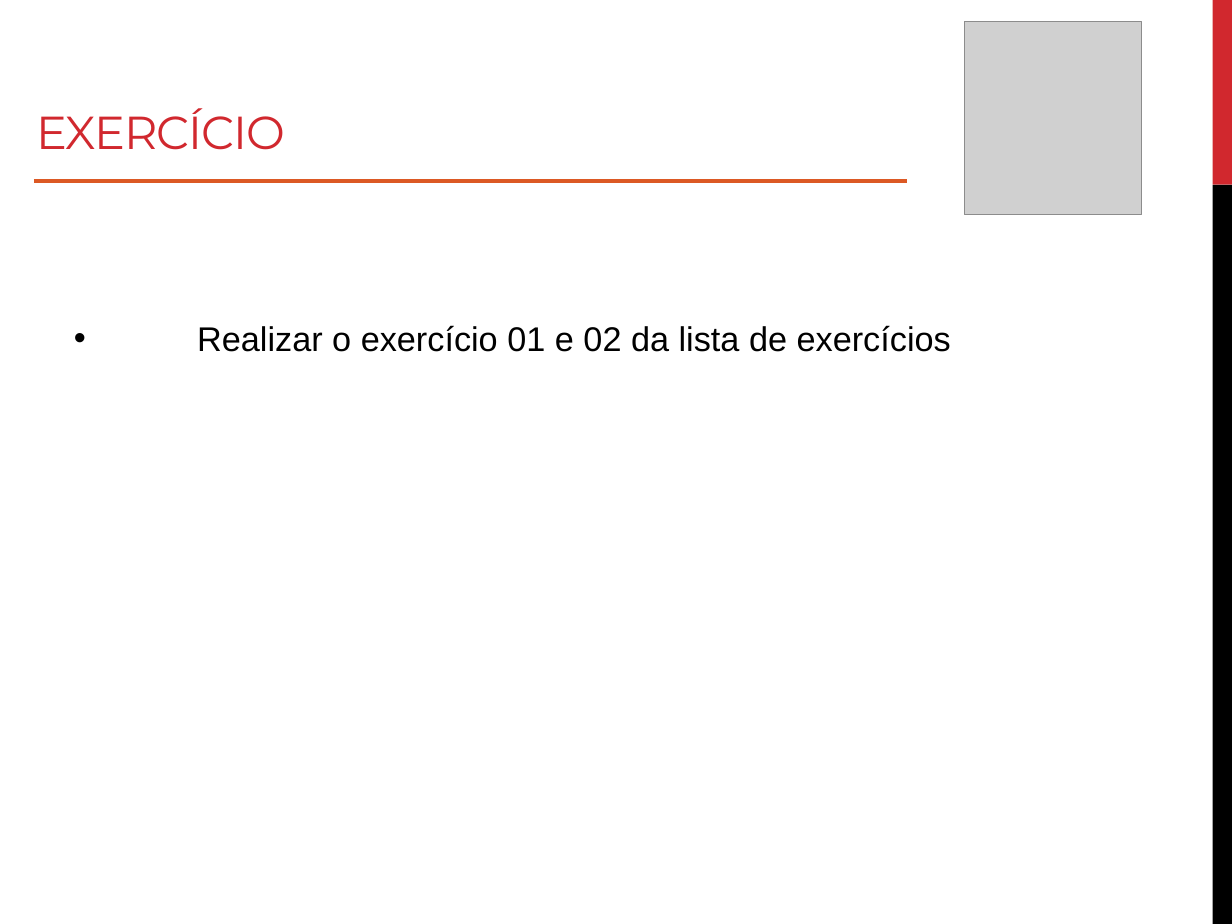
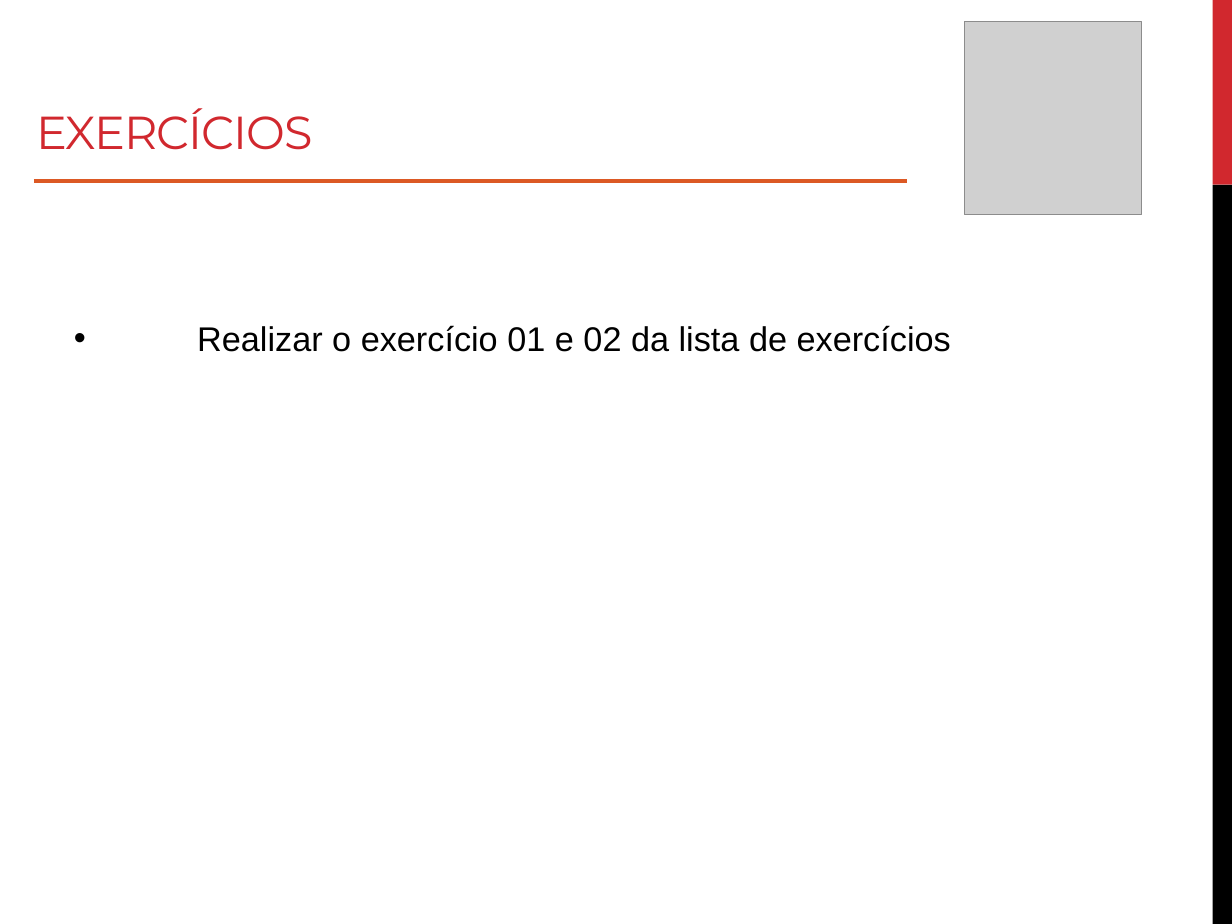
Before and after one commit to roney-amorim/angular-project, a slide deck: slide 41 of Apresentação/Módulo 1/Modulo 1.pptx. Drawn at 1232x924 pixels with LibreOffice and Linux fonts; fonts in the diff are those of the drawing; grey boxes stand for pictures. Boxes give left, top, right and bottom in pixels: in the first picture for what was removed or moved away, otherwise in the second. Text is boxed around its words. In the diff, an @@ line names an element or a change of style, - is before the commit and + after.

```diff
--- a/Apresentação/Módulo 1/Modulo 1.pptx
+++ b/Apresentação/Módulo 1/Modulo 1.pptx
@@ title at bbox=[37, 108, 313, 150]: text changed @@
-EXERCÍCIO
+EXERCÍCIOS
```
Also in this commit, not shown: 6 other slides changed, 17 other files.
